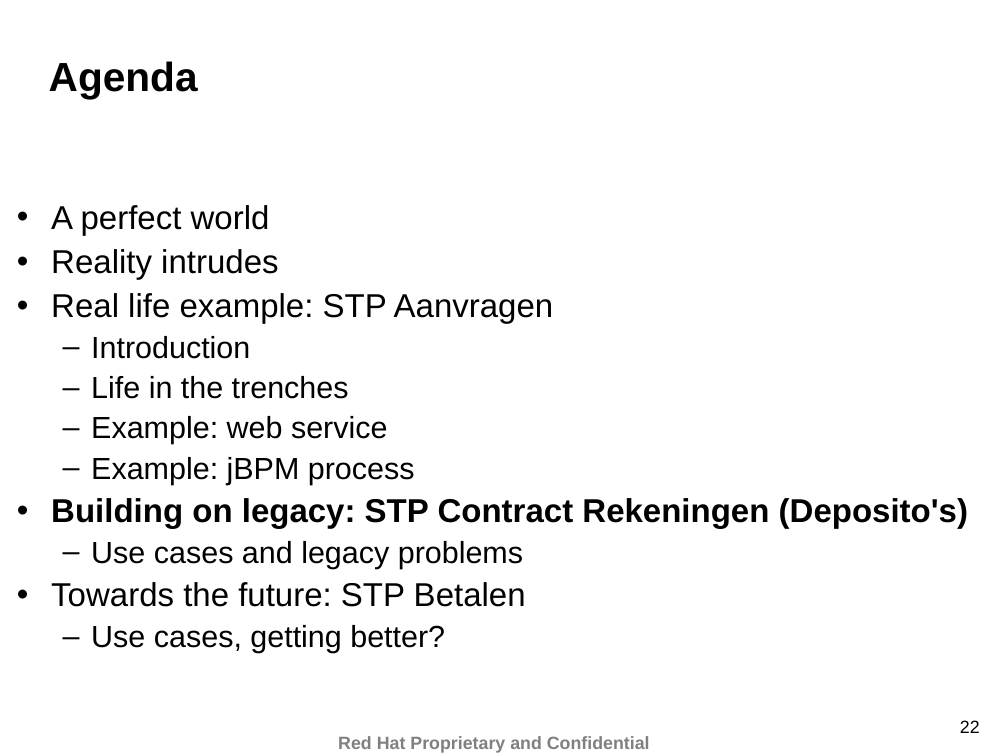
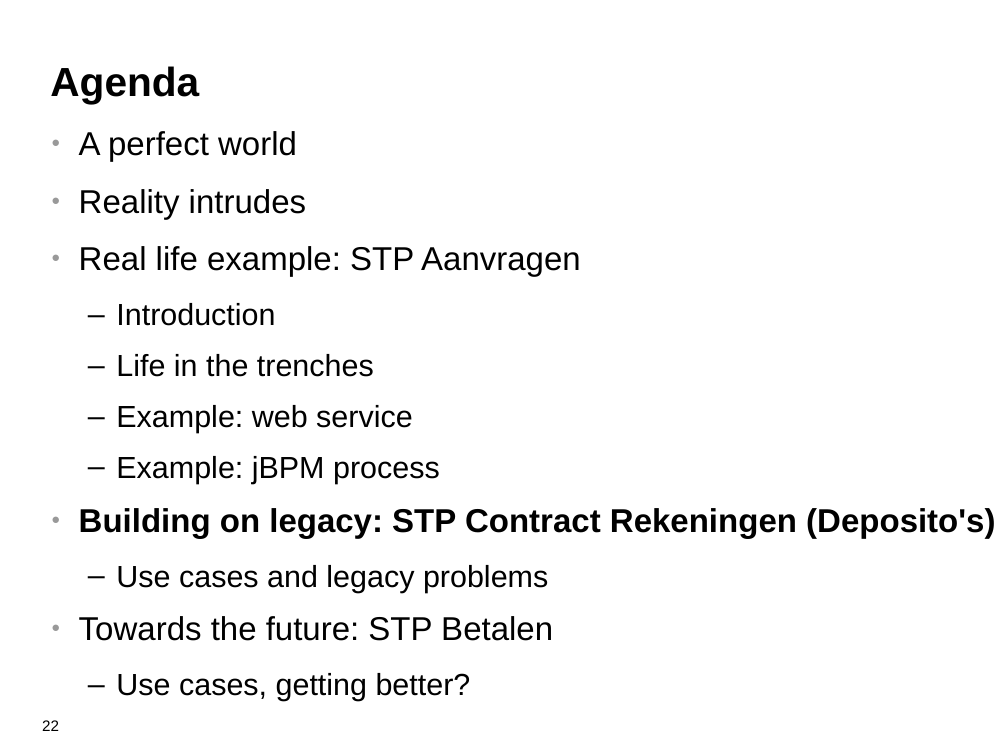
Before and after one commit to eschabell/presentations, a slide deck: slide 22 of teaching/ru_gast_college_req_engineering_may2012.odp. Drawn at 1008x756 pixels with LibreOffice and Linux fonts; fonts in the diff are those of the drawing; background and template pictures are left out. Boxes give left, top, right and bottom in pixels: in the first picture for what was removed or moved away, otherwise in the second. Text is boxed around its words. In the diff, an @@ line names an element or a change of style, - is before the commit and + after.

```diff
--- a/teaching/ru_gast_college_req_engineering_may2012.odp
+++ b/teaching/ru_gast_college_req_engineering_may2012.odp
@@ title "Agenda" at box(50, 66, 199, 104): line spacing 0.87 to 1 @@
@@ text "A perfect world": place and size @@
-text "A perfect world" at box(51, 205, 968, 653)
+text "A perfect world" at box(79, 131, 995, 641)
@@ text "A perfect world" at box(79, 131, 995, 641): bullet • to ●; line spacing 0.87 to 1; more space between paragraphs; bullet colour #000000 to #999999 @@
@@ page number: place and size @@
-page number at box(960, 720, 980, 733)
+page number at box(42, 720, 59, 731)
@@ page number at box(42, 720, 59, 731): size 14 to 12 pt; alignment right to left; line spacing 0.93 to 1 @@
@@ text removed at box(338, 736, 650, 753) @@
-Red Hat Proprietary and Confidential
```
Also in this commit, not shown: 30 other slides changed.
